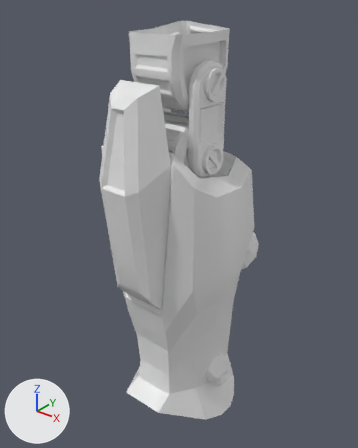
What one commit did to the FBX model Models/Mechs/LowerLeg_low.fbx.
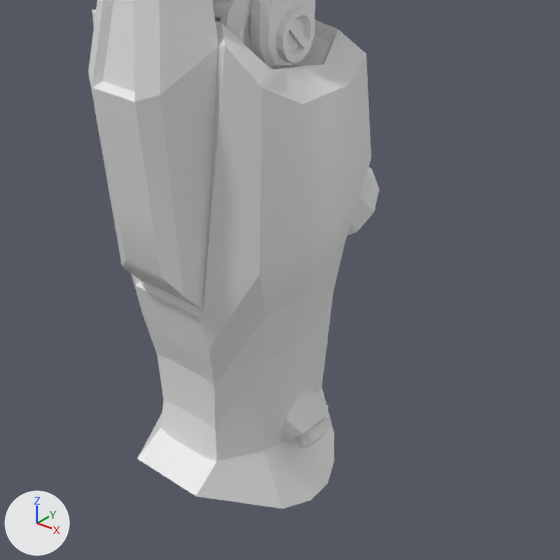
Each version is shown whole from a 50 mm lens placed at (28.69, -3.43, -2.73), pointed at (25.82, 0.16, -4.96), then close up on the part from 14% to 100% of the width and 31% to 100% of the height. The axes (+X, +Y, +Z) are drawn at lower left. The lights are the same throughout. The first two pictures are the older version. Where no turn or scale is listed for an object, it has been applied to the vertices. Vertices at exactly the same position are counted once.

Script lines for the objects in view, before the commit:
```python
me_mesh_001 = bpy.data.meshes.new('Mesh.001')
me_mesh_001.from_pydata(...)  # 352 vertices, 348 faces; spans x -0.4..0.4, y -0.221..0.22, z -0.83..0.188
me_mesh_001.materials.append(mat_openpbr_shader1)  # white #e7e7e7
me_mesh_002 = bpy.data.meshes.new('Mesh.002')
me_mesh_002.from_pydata(...)  # 334 vertices, 332 faces; spans x -0.02..0.7, y -0.36..1.13, z -1.49..0.62
me_mesh_002.materials.append(mat_openpbr_shader1)  # white #e7e7e7
me_mesh_003 = bpy.data.meshes.new('Mesh.003')
me_mesh_003.from_pydata(...)  # 758 vertices, 733 faces; spans x -0.6..0.6, y -0.63..1.27, z -2.96..0.34
me_mesh_003.materials.append(mat_openpbr_shader1)  # white #e7e7e7
ob_knee = bpy.data.objects.new('Knee', me_mesh_001)
ob_knee.location = (25.952, 0.0, -3.481)
ob_kneearmor = bpy.data.objects.new('KneeArmor', me_mesh_002)
ob_kneearmor.location = (25.6, -0.518, -4.054)
ob_legarmor = bpy.data.objects.new('LegArmor', me_mesh_003)
ob_legarmor.location = (25.952, 0.0, -4.12)
```
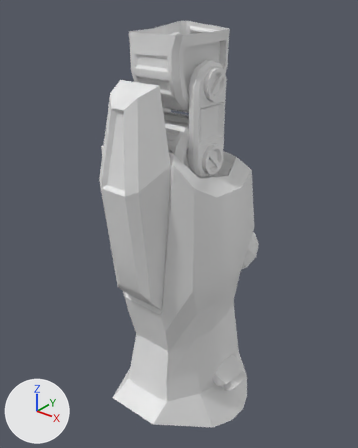
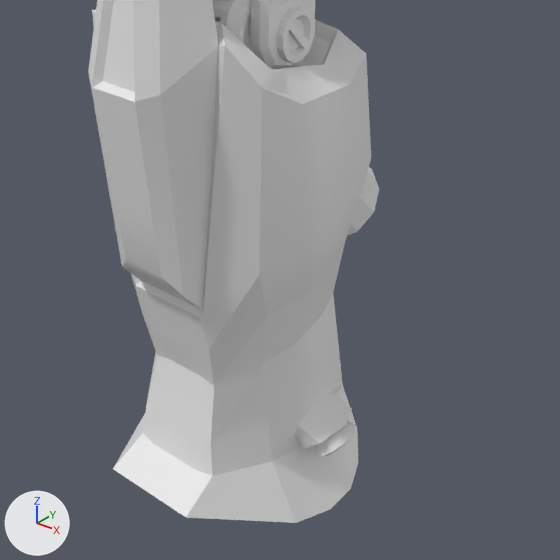
Where the newer file only moved an object's origin or applied its transform, the numbers keep the older frame.

Changed parts and their boxes [x1, y1, x2, y2] in the close-ups (560 x 560 px; the box of a moved part takes in the faces that stretch with it):
'LegArmor', reshaped: before [92, 0, 379, 509]; after [92, 0, 379, 523]
part 1 of me_mesh_003, moved or reshaped: before [296, 416, 331, 448]; after [312, 421, 355, 456]
part 2 of me_mesh_003, moved or reshaped: before [137, 294, 334, 509]; after [113, 294, 358, 523]

What changed in the scene script:
```text
Change me_mesh_003:
    used by ob_legarmor; location = (25.952, 0.0, -4.12)
    remove me_mesh_003.from_pydata(...)  # 758 vertices, 733 faces; spans x -0.6..0.6, y -0.63..1.27, z -2.96..0.34
    add me_mesh_003.from_pydata(...)  # 758 vertices, 733 faces; spans x -0.74..0.74, y -0.78..1.27, z -2.96..0.34
    me_mesh_003 part 1: the loose piece of 78 vertices spanning x 0.21..0.6, y 0.02..0.27, z -2.62..-2.26 is scaled about the mesh origin by (1.24, 1.24, 1)
    me_mesh_003 part 2: 115 of the vertices in x -0.57..0.57, y -0.63..0.61, z -2.96..-2.25 are scaled about their middle by (1.24, 1.24, 1)
    other edits to the shape of me_mesh_003 do not show in these pictures
```
